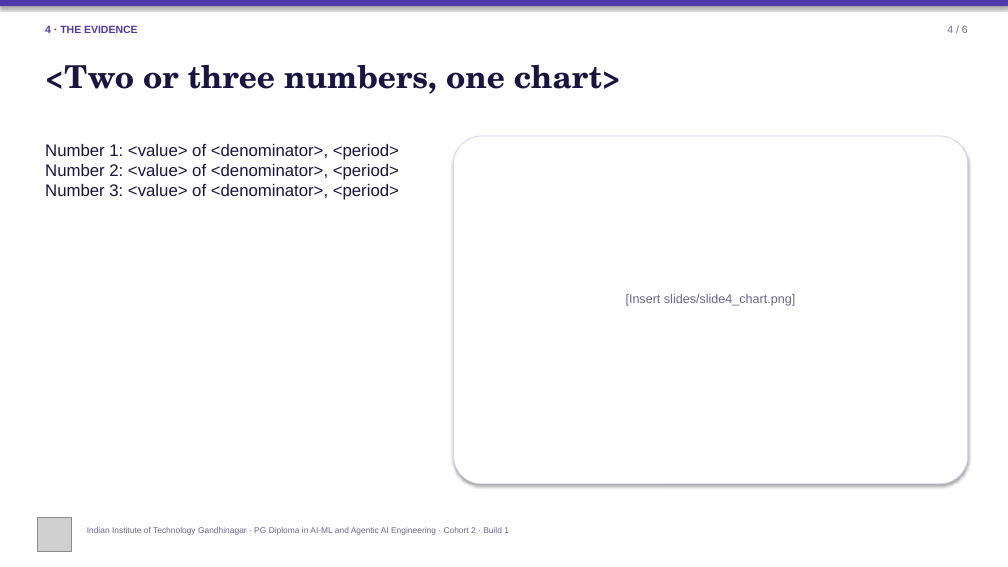
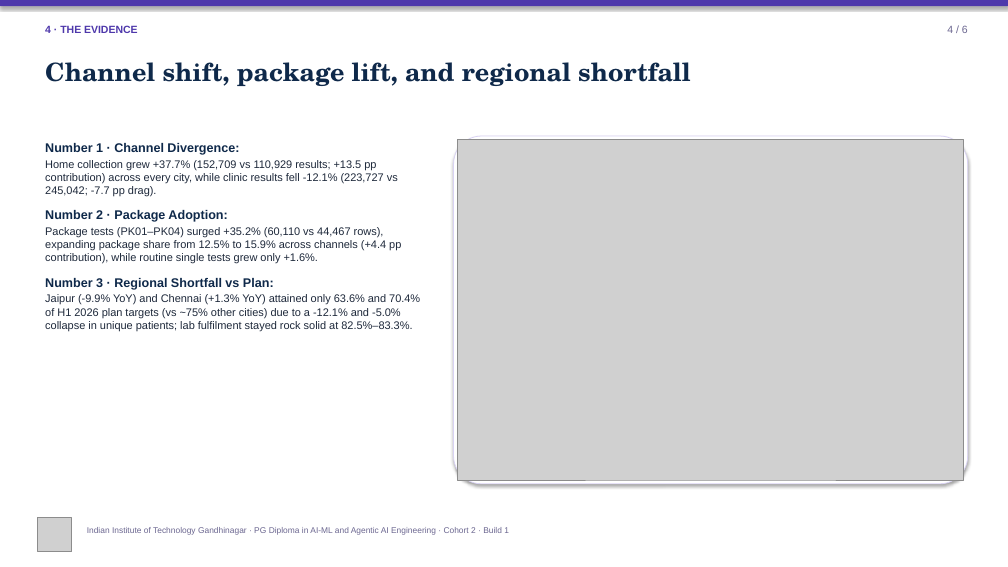
Before and after one commit to harshalpatil-IITGN/c2-build1-brief-a-group-2, a slide deck: slide 5 of slides/Build1_Slide_Template.pptx. Drawn at 1008x567 pixels with LibreOffice and Linux fonts; fonts in the diff are those of the drawing; grey boxes stand for pictures. Boxes give left, top, right and bottom in pixels: in the first picture for what was removed or moved away, otherwise in the second. Text is boxed around its words. In the diff, an @@ line names an element or a change of style, - is before the commit and + after.

Commit message:
feat(brief_a): integrate Kshitij's analysis, notebooks, and draft Brief A presentation with growth tree and executive charts

```diff
--- a/slides/Build1_Slide_Template.pptx
+++ b/slides/Build1_Slide_Template.pptx
@@ text at [45, 62, 690, 86]: text changed; size 30 to 24 pt; text colour #1A1440 to #0F294A @@
-<Two or three numbers, one chart>
+Channel shift, package lift, and regional shortfall
@@ text at [45, 143, 420, 331]: text changed; size 16 to 10.5 pt; text colour #1A1440 to #1E293B @@
-Number 1: <value> of <denominator>, <period>
-Number 2: <value> of <denominator>, <period>
-Number 3: <value> of <denominator>, <period>
+Number 1 · Channel Divergence:
+Home collection grew +37.7% (152,709 vs 110,929 results; +13.5 pp contribution) across every city, while clinic results fell -12.1% (223,727 vs 245,042; -7.7 pp drag).
+Number 2 · Package Adoption:
+Package tests (PK01–PK04) surged +35.2% (60,110 vs 44,467 rows), expanding package share from 12.5% to 15.9% across channels (+4.4 pp contribution), while routine single tests grew only +1.6%.
+Number 3 · Regional Shortfall vs Plan:
+Jaipur (-9.9% YoY) and Chennai (+1.3% YoY) attained only 63.6% and 70.4% of H1 2026 plan targets (vs ~75% other cities) due to a -12.1% and -5.0% collapse in unique patients; lab fulfilment stayed rock solid at 82.5%–83.3%.
@@ picture added at [457, 140, 964, 480] @@
@@ text removed at [626, 294, 795, 306] @@
-[Insert slides/slide4_chart.png]
```
Also in this commit, not shown: 9 other slides changed, 27 other files.
